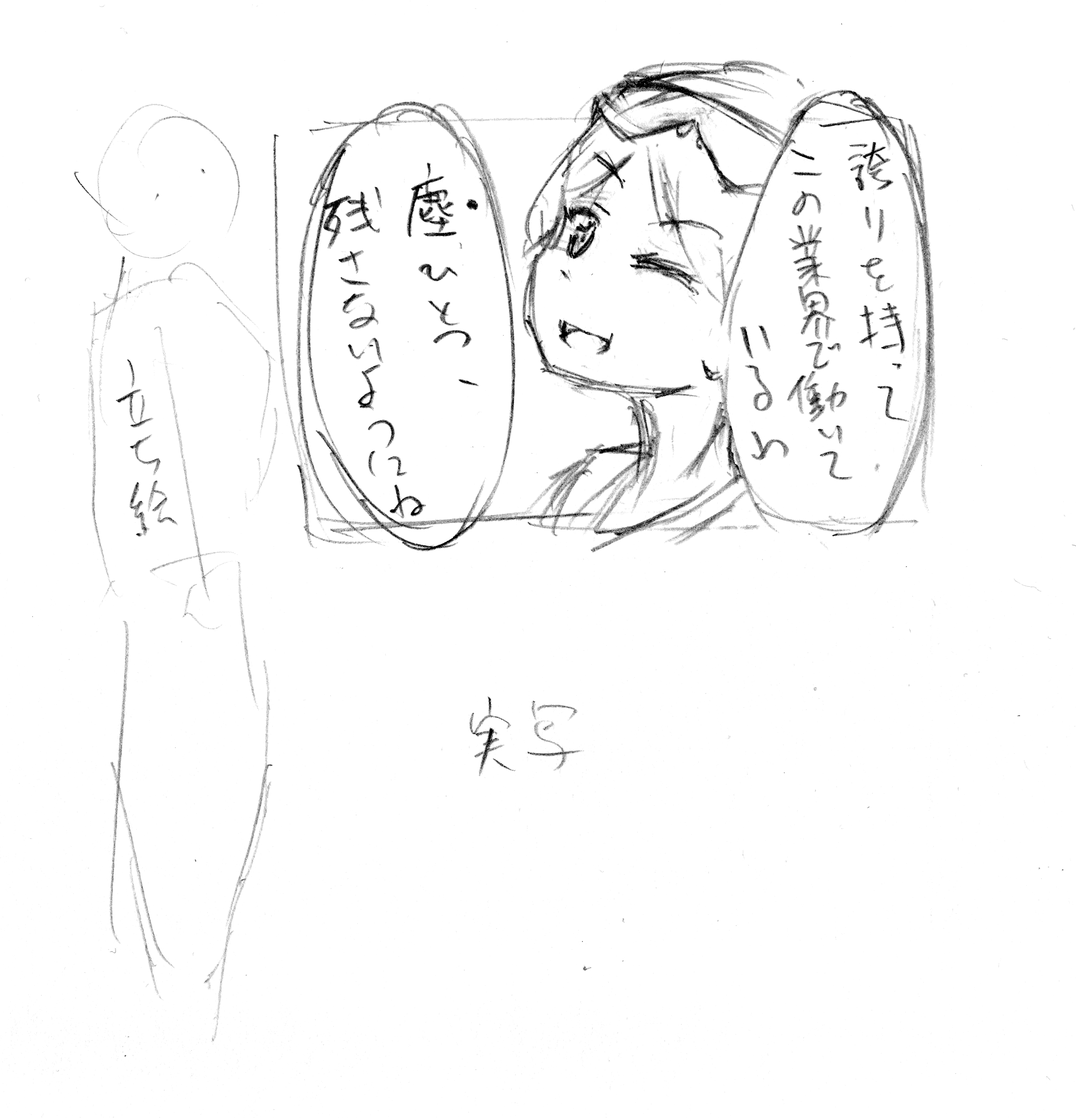
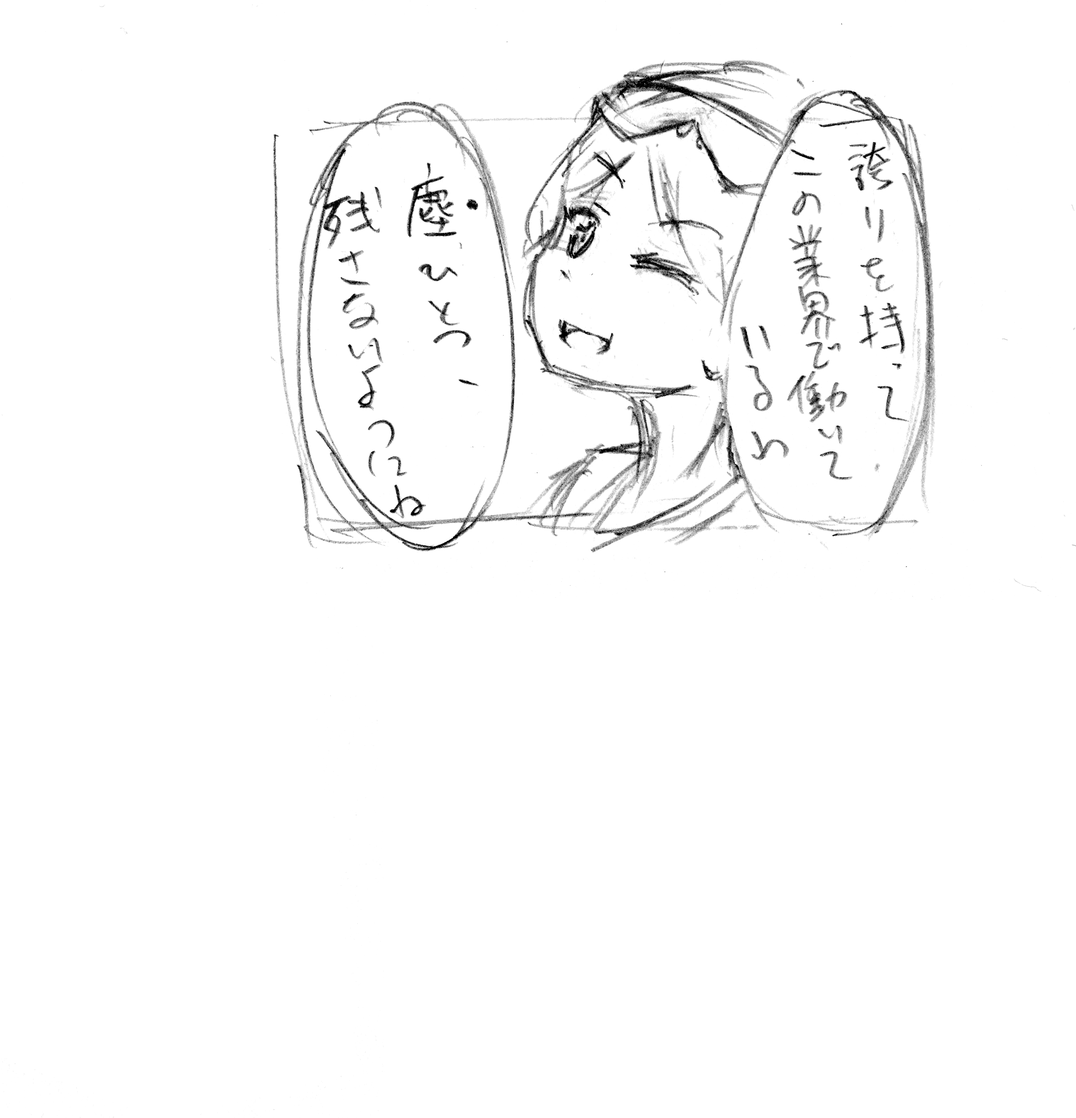
Revision of a layered 1076 × 1118 image; what changed, layer by layer:
added layer "レイヤー 0" over [0, 90, 1076, 1118]
